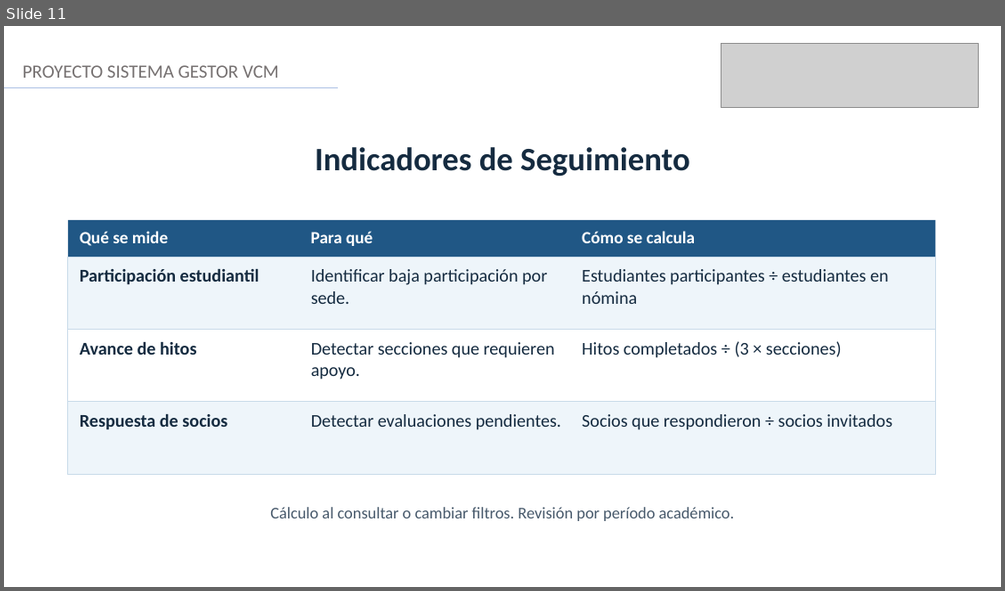
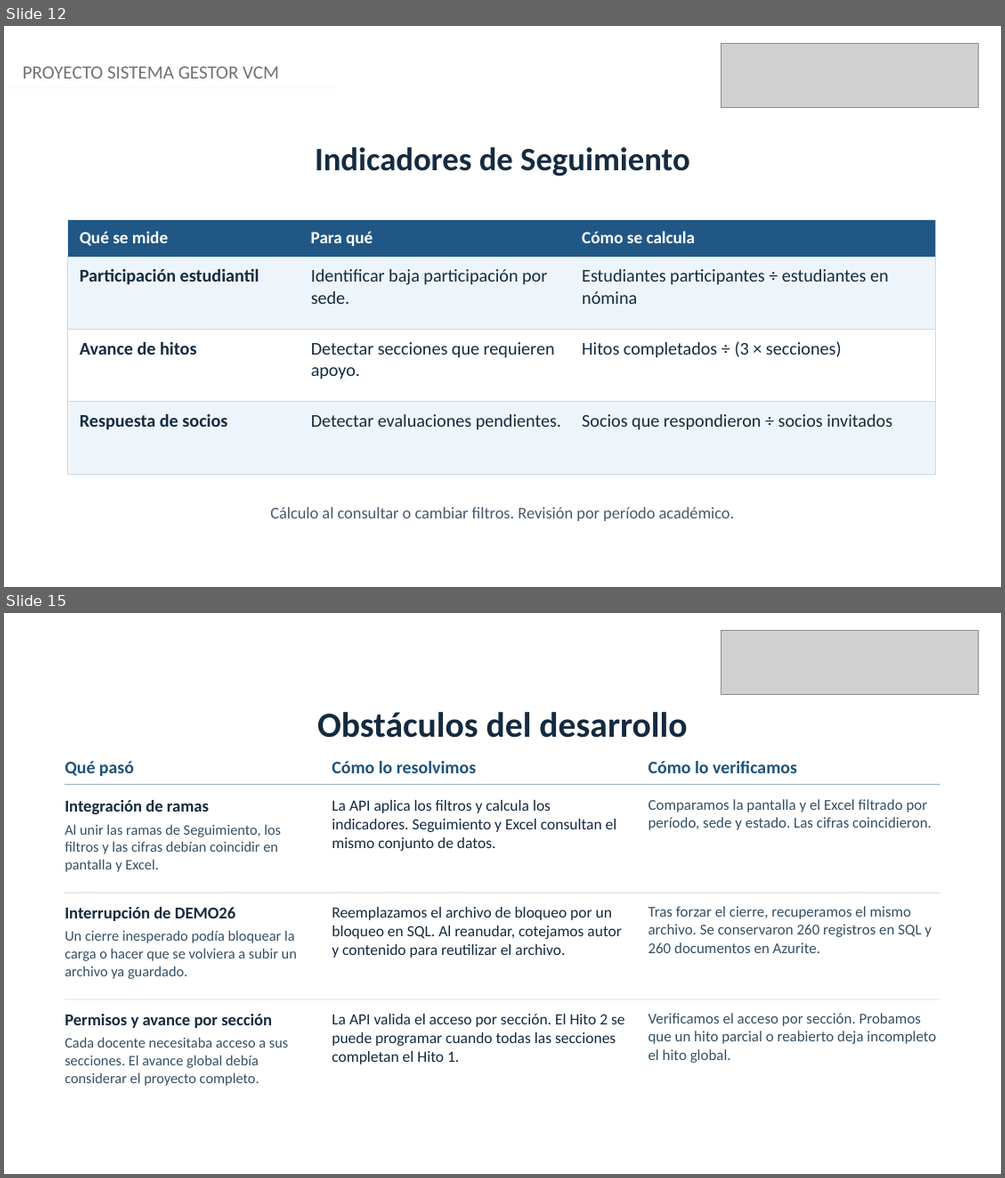
Before and after one commit to chiolinski/APT122-Sistema-Gestor-VCM, a slide deck: Fase 2/Evidencias Grupales/APT122_Presentacion_Final_Proyecto_VCM.pptx. Shown one above the other, each under a label of ours: slide 11 before the commit, slides 12 and 15 after it; the slides between them are not shown. The pictures are 1005x591 and 1005x1178 pixels, drawn with LibreOffice and Linux fonts; fonts in the diff are those of the drawing; grey boxes stand for pictures. Boxes give left, top, right and bottom in pixels: in the first picture for what was removed or moved away, otherwise in the second. Text is boxed around its words. In the diff, an @@ line names an element or a change of style, - is before the commit and + after.

```diff
--- a/Fase 2/Evidencias Grupales/APT122_Presentacion_Final_Proyecto_VCM.pptx
+++ b/Fase 2/Evidencias Grupales/APT122_Presentacion_Final_Proyecto_VCM.pptx
@@ slide 15 added at (4, 613, 1001, 1174), background #FFFFFF @@
@@ picture added at (721, 630, 979, 695) @@
@@ text added at (317, 712, 687, 738), 34 pt, text #142A3F, bold @@
+Obstáculos del desarrollo
@@ text added at (65, 761, 134, 776), 17 pt, text #1E537B, bold @@
+Qué pasó
@@ text added at (332, 761, 476, 773), 17 pt, text #1E537B, bold @@
+Cómo lo resolvimos
@@ text added at (648, 761, 797, 773), 17 pt, text #1E537B, bold @@
+Cómo lo verificamos
@@ line added from (65, 784) to (940, 784), #9CB8CE 1.05 pt @@
@@ text added at (648, 799, 931, 830), 14.5 pt, text #344F64 @@
+Comparamos la pantalla y el Excel filtrado por período, sede y estado. Las cifras coincidieron.
@@ text added at (65, 800, 209, 814), 16 pt, text #142A3F, bold @@
+Integración de ramas
@@ text added at (65, 824, 281, 872), 14 pt, text #344F64 @@
+Al unir las ramas de Seguimiento, los filtros y las cifras debían coincidir en pantalla y Excel.
@@ text added at (332, 800, 617, 851), 15 pt, text #142A3F @@
+La API aplica los filtros y calcula los indicadores. Seguimiento y Excel consultan el mismo conjunto de datos.
@@ line added from (65, 892) to (940, 892), #CCD9E4 0.75 pt @@
@@ text added at (648, 906, 931, 953), 14.5 pt, text #344F64 @@
+Tras forzar el cierre, recuperamos el mismo archivo. Se conservaron 260 registros en SQL y 260 documentos en Azurite.
@@ text added at (65, 907, 235, 921), 16 pt, text #142A3F, bold @@
+Interrupción de DEMO26
@@ text added at (65, 930, 297, 979), 14 pt, text #344F64 @@
+Un cierre inesperado podía bloquear la carga o hacer que se volviera a subir un archivo ya guardado.
@@ text added at (332, 907, 622, 957), 15 pt, text #142A3F @@
+Reemplazamos el archivo de bloqueo por un bloqueo en SQL. Al reanudar, cotejamos autor y contenido para reutilizar el archivo.
@@ line added from (65, 999) to (940, 999), #CCD9E4 0.75 pt @@
@@ text added at (648, 1013, 936, 1062), 14.5 pt, text #344F64 @@
+Verificamos el acceso por sección. Probamos que un hito parcial o reabierto deja incompleto el hito global.
@@ text added at (65, 1013, 272, 1028), 16 pt, text #142A3F, bold @@
+Permisos y avance por sección
@@ text added at (65, 1037, 288, 1086), 14 pt, text #344F64 @@
+Cada docente necesitaba acceso a sus secciones. El avance global debía considerar el proyecto completo.
@@ text added at (332, 1013, 625, 1064), 15 pt, text #142A3F @@
+La API valida el acceso por sección. El Hito 2 se puede programar cuando todas las secciones completan el Hito 1.
@@ what was slide 11 is now slide 12 @@
@@ slide 12 changed as well @@
@@ text "PROYECTO SISTEMA GESTOR VCM" at (23, 66, 279, 79): text colour #767171 to #757070 @@
@@ line (4, 88) - (339, 88): stroke #ABC0E4 1.25 pt to #F5F7FC 1.25 pt @@
```
Also in this commit, not shown: 7 other slides changed, 8 other slides added, 8 slides removed.
